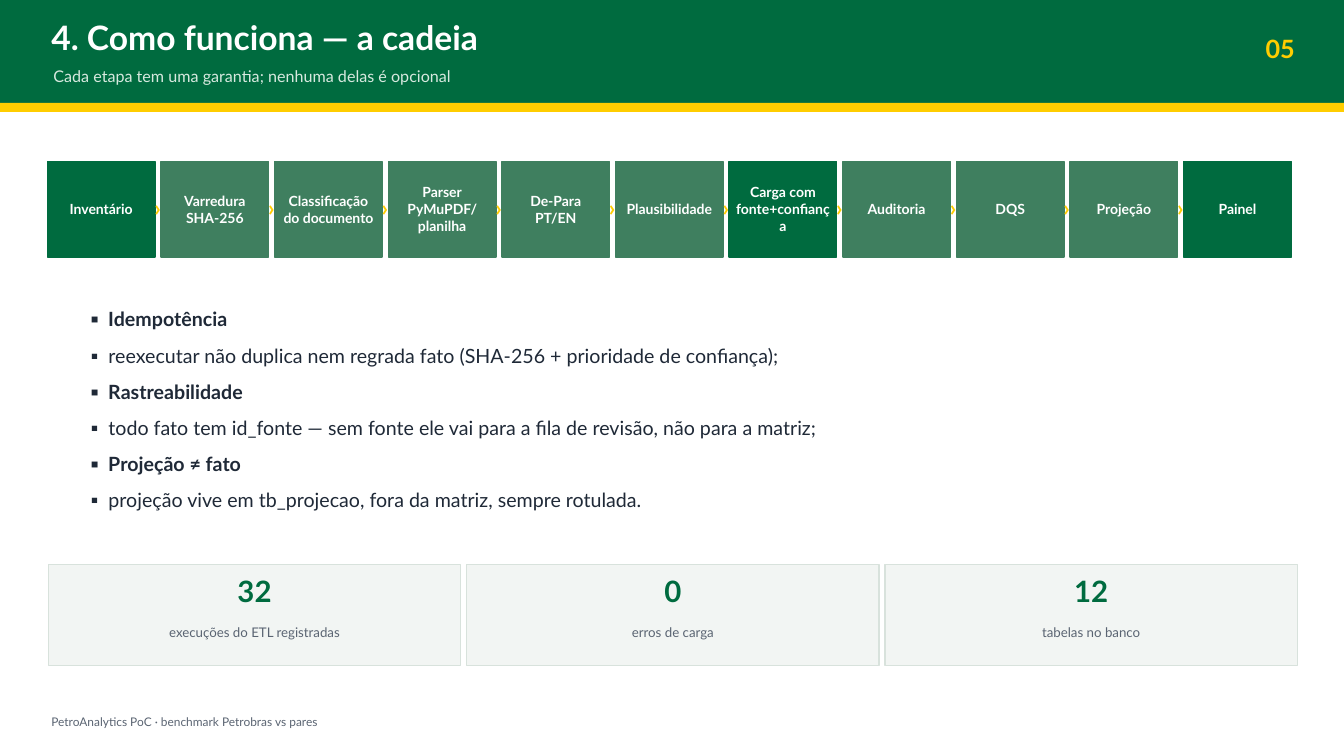
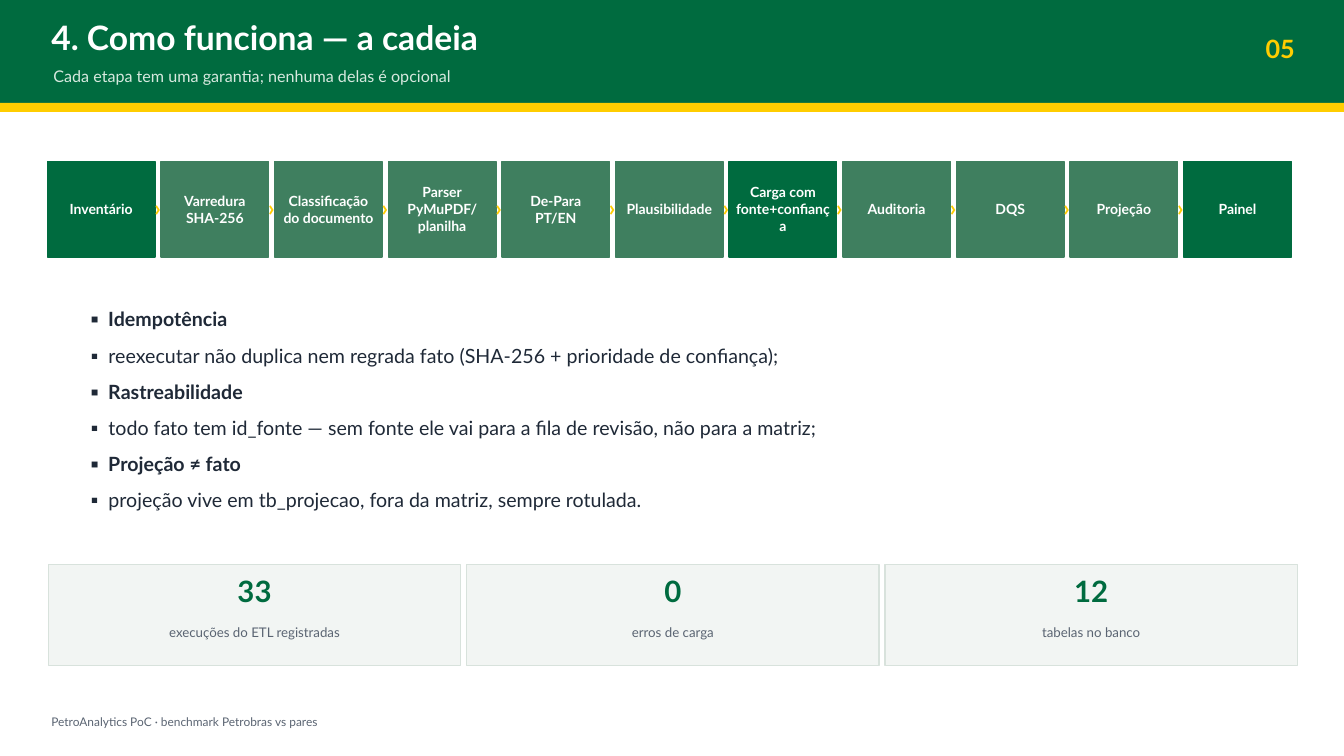
Before and after one commit to DSLDiego/CASE_DESEMPENHO_V2, a slide deck: slide 6 of 01_app_notellm/docs/APRESENTACAO_PETROBRAS.pptx. Drawn at 1344x756 pixels with LibreOffice and Linux fonts; fonts in the diff are those of the drawing. Boxes give left, top, right and bottom in pixels: in the first picture for what was removed or moved away, otherwise in the second. Text is boxed around its words. In the diff, an @@ line names an element or a change of style, - is before the commit and + after.

```diff
--- a/01_app_notellm/docs/APRESENTACAO_PETROBRAS.pptx
+++ b/01_app_notellm/docs/APRESENTACAO_PETROBRAS.pptx
@@ text at (x1=237, y1=580, x2=271, y2=603): text changed @@
-32
+33
```
Also in this commit, not shown: 1 other slide changed, 36 other files.
